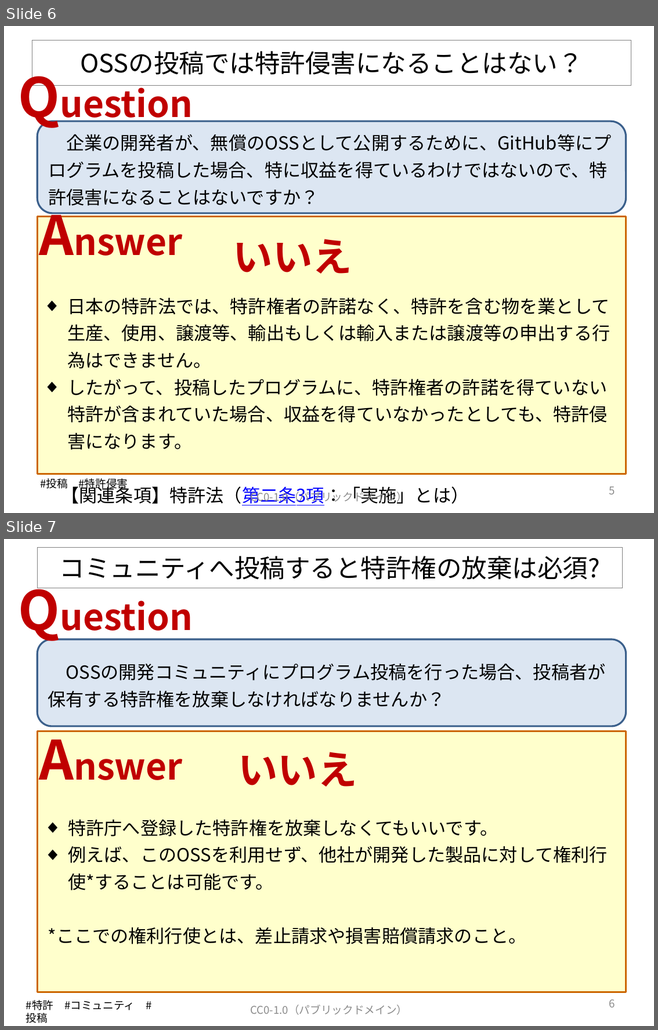
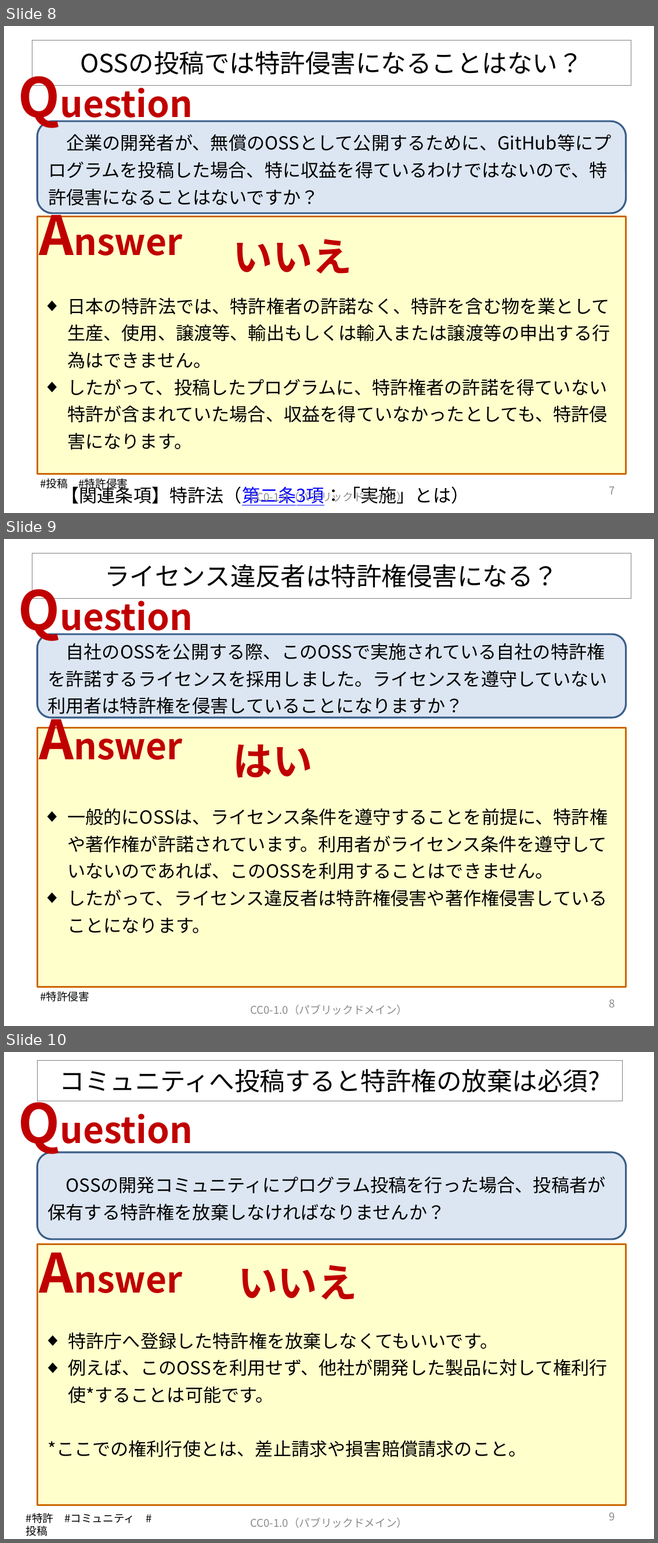
Before and after one commit to OpenChain-Project/OpenChain-JWG, a slide deck: Education_Material/FAQ/OSSライセンス関連でよくある誤解_CC0.pptx. Shown one above the other, each under a label of ours: slides 6 and 7 before the commit, slides 8, 9 and 10 after it. The pictures are 658x1030 and 658x1543 pixels, drawn with LibreOffice and Linux fonts; fonts in the diff are those of the drawing. Boxes give left, top, right and bottom in pixels: in the first picture for what was removed or moved away, otherwise in the second. Text is boxed around its words. In the diff, an @@ line names an element or a change of style, - is before the commit and + after.

Commit message:
V6を公開します。

```diff
--- a/Education_Material/FAQ/OSSライセンス関連でよくある誤解_CC0.pptx
+++ b/Education_Material/FAQ/OSSライセンス関連でよくある誤解_CC0.pptx
@@ slide 9 added at (4,539,654,1026), background #FFFFFF @@
@@ title added at (32,553,630,599), outline #808080 0.75 pt, 28 pt, text #000000 @@
+ライセンス違反者は特許権侵害になる？
@@ text added at (12,573,211,645), 40 pt, text #C00000, bold @@
+Question
@@ rounded rectangle added at (37,635,626,718), fill #DCE6F2, outline #3A5F8C 2 pt, 20 pt, text #000000 @@
+自社のOSSを公開する際、このOSSで実施されている自社の特許権を許諾するライセンスを採用しました。ライセンスを遵守していない利用者は特許権を侵害していることになりますか？
@@ text added at (32,703,204,775), 40 pt, text #C00000, bold @@
+Answer
@@ rectangle added at (37,727,626,987), fill #FFFFCC, outline #CC6600 2 pt @@
@@ text added at (233,744,313,778), 44 pt, text #C00000, bold @@
+はい
@@ text added at (67,808,607,933), 20 pt, text #000000 @@
+◆ 一般的にOSSは、ライセンス条件を遵守することを前提に、特許権や著作権が許諾されています。利用者がライセンス条件を遵守していないのであれば、このOSSを利用することはできません。
+◆ したがって、ライセンス違反者は特許権侵害や著作権侵害していることになります。
@@ text added at (40,991,89,1002), 12 pt, text #000000 @@
+#特許侵害
@@ text added at (250,1005,407,1015), 12 pt, text #8C8C8C @@
+CC0-1.0（パブリックドメイン）
@@ page number added at (608,1000,614,1008), 12 pt, text #8C8C8C @@
+8
@@ what was slide 6 is now slide 8 @@
@@ page number at (608,487,614,495): text changed @@
-5
+7
@@ what was slide 7 is now slide 10 @@
@@ page number at (608,1513,614,1521): text changed @@
-6
+9
```
Also in this commit, not shown: 5 slides changed, 10 other slides added.
